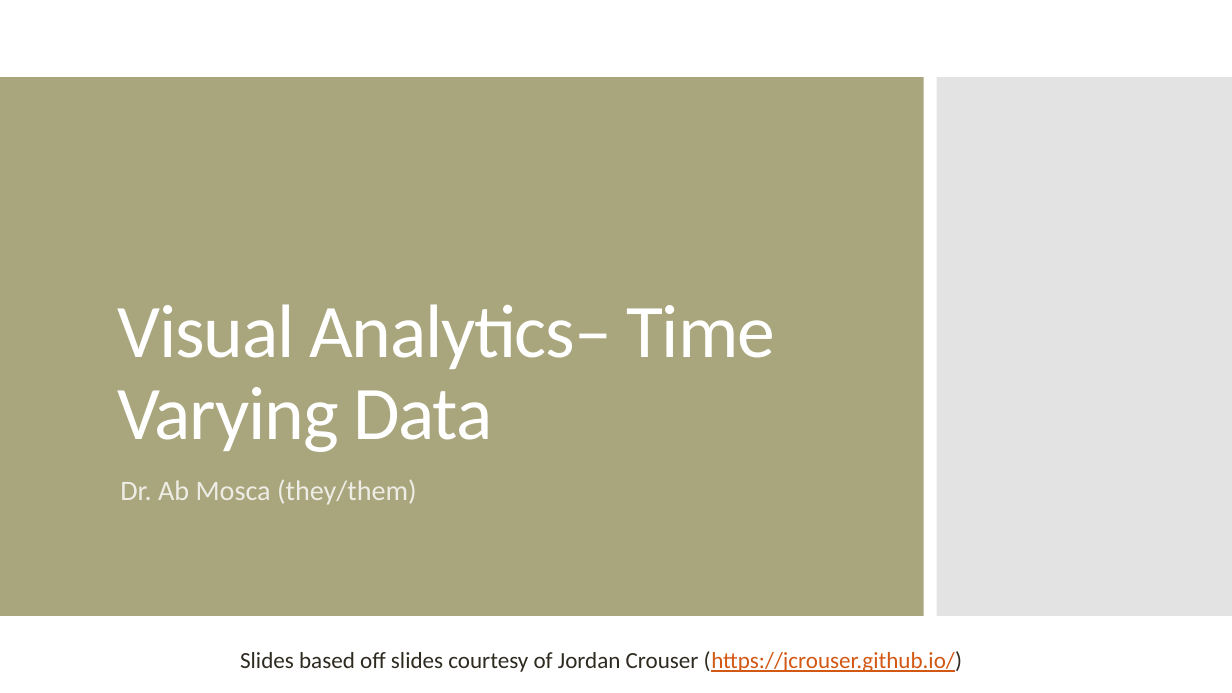
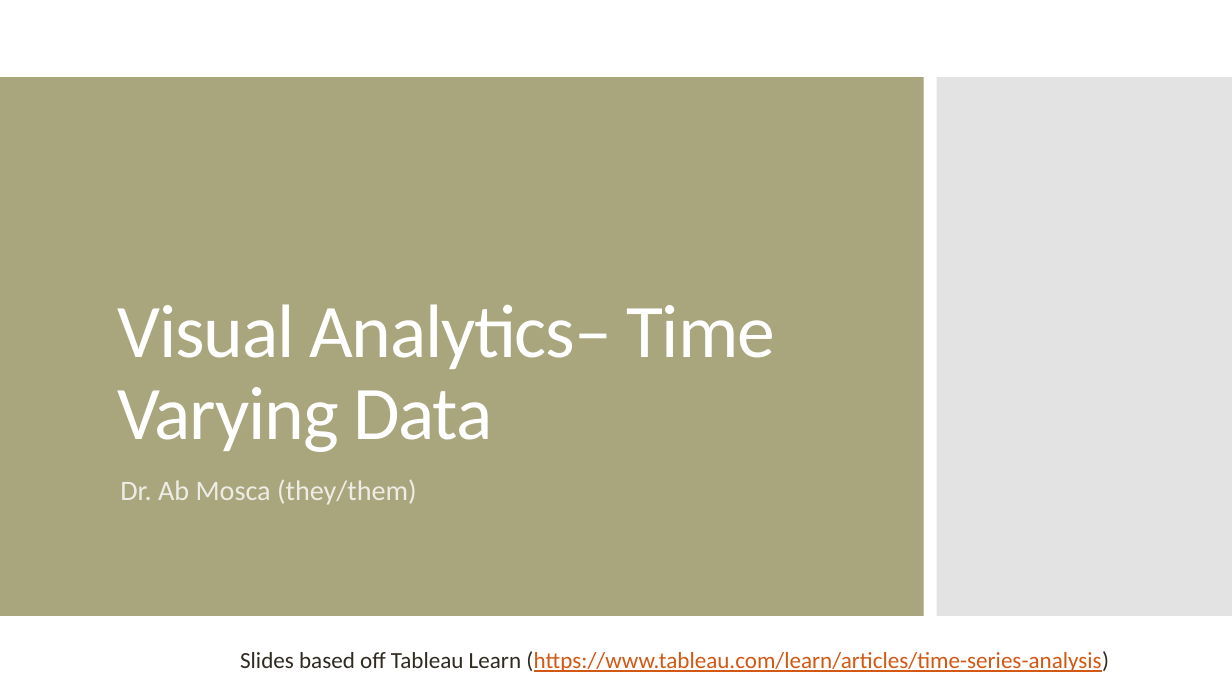
Before and after one commit to amosca01/SDS-CS235, a slide deck: slide 1 of slides/06-time-varying-data.pptx. Drawn at 1232x693 pixels with LibreOffice and Linux fonts; fonts in the diff are those of the drawing. Boxes give left, top, right and bottom in pixels: in the first picture for what was removed or moved away, otherwise in the second. Text is boxed around its words. In the diff, an @@ line names an element or a change of style, - is before the commit and + after.

```diff
--- a/slides/06-time-varying-data.pptx
+++ b/slides/06-time-varying-data.pptx
@@ text at box(240, 651, 1109, 672): text changed; text colour #2F2B20 to #D25814 @@
-Slides based off slides courtesy of Jordan Crouser (https://jcrouser.github.io/)
+Slides based off Tableau Learn (https://www.tableau.com/learn/articles/time-series-analysis)
```
Also in this commit, not shown: 1 other slide changed, 4 slides added.
